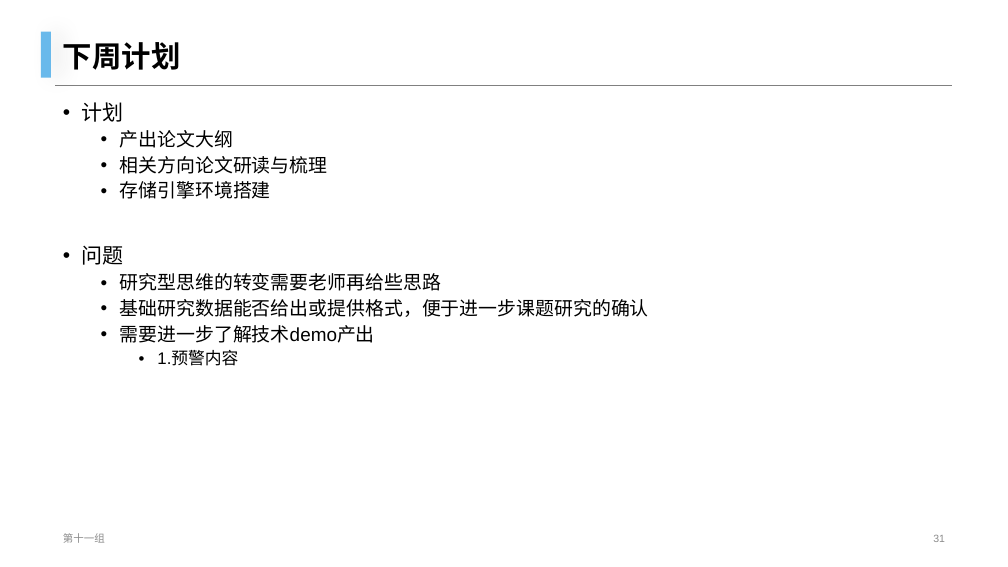
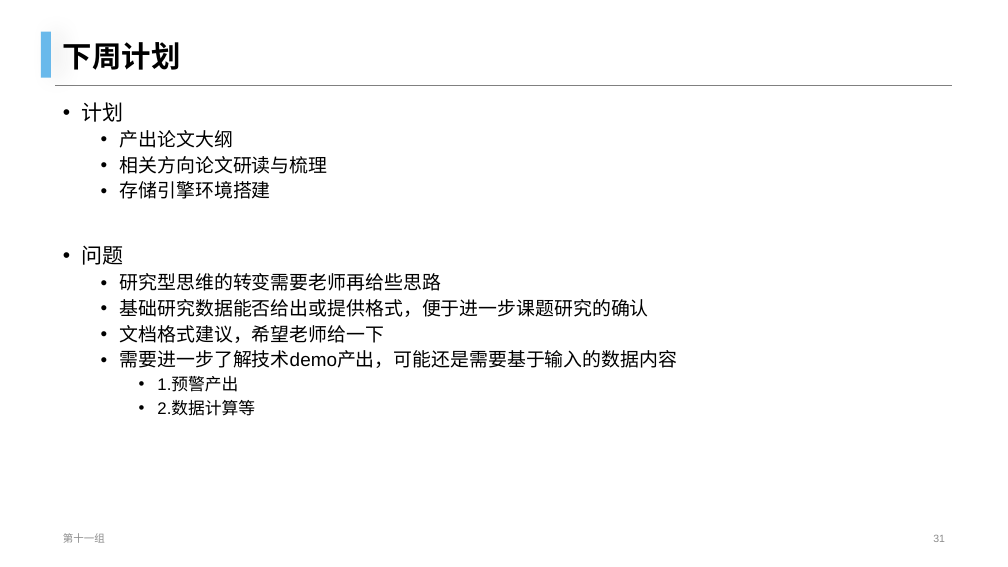
Before and after one commit to mongo-lab/cloud-research, a slide deck: slide 31 of 项目周汇报-11组-第二次.pptx. Drawn at 1008x567 pixels with LibreOffice and Linux fonts; fonts in the diff are those of the drawing; background and template pictures are left out. Boxes give left, top, right and bottom in pixels: in the first picture for what was removed or moved away, otherwise in the second. Text is boxed around its words. In the diff, an @@ line names an element or a change of style, - is before the commit and + after.

Commit message:
优化建议内容

```diff
--- a/项目周汇报-11组-第二次.pptx
+++ b/项目周汇报-11组-第二次.pptx
@@ text at (x1=120, y1=325, x2=678, y2=416): text changed @@
-  • 需要进一步了解技术demo产出
-    • 1.预警内容
+  • 文档格式建议，希望老师给一下
+  • 需要进一步了解技术demo产出，可能还是需要基于输入的数据内容
+    • 1.预警产出
+    • 2.数据计算等
```
Also in this commit, not shown: 2 other slides changed.
